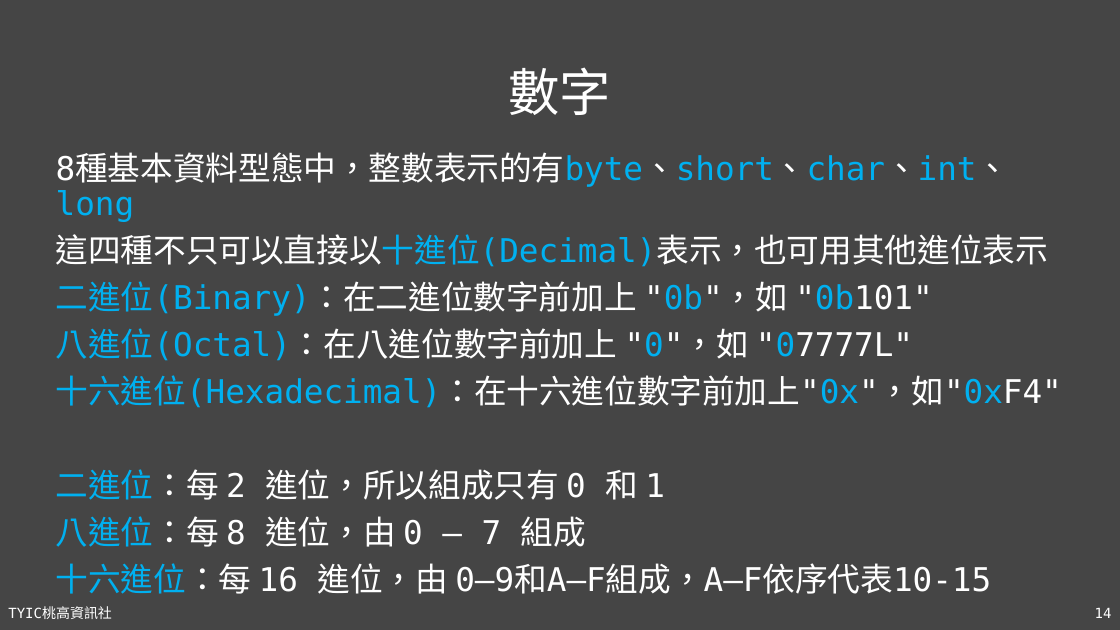
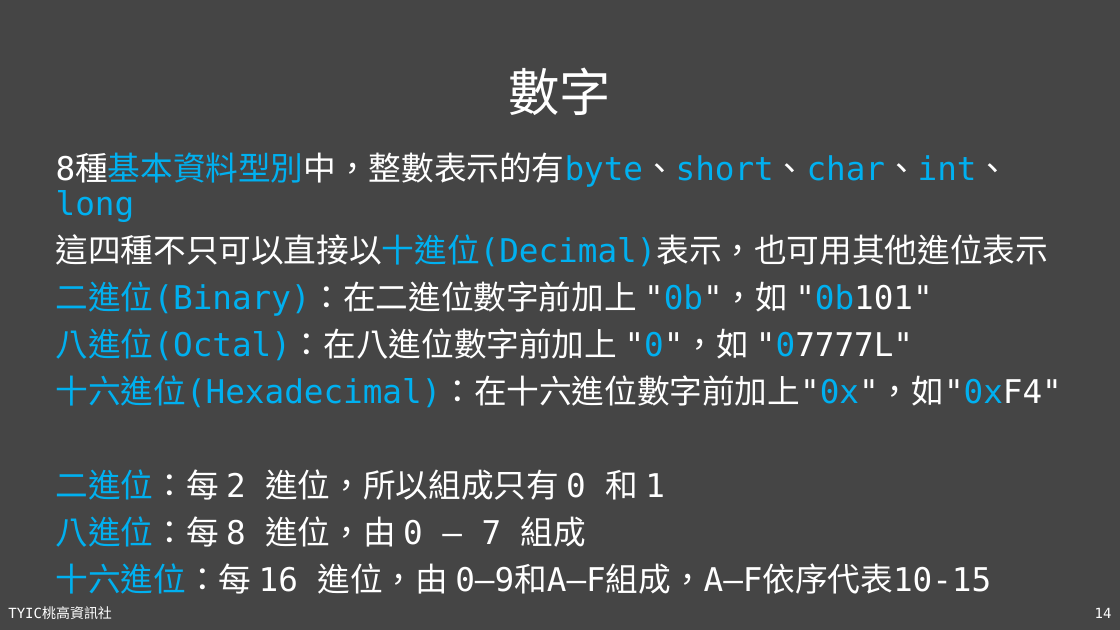
Before and after one commit to TYSHIC/slides, a slide deck: slide 14 of powerpoint/04_初探Java.pptx. Drawn at 1120x630 pixels with LibreOffice and Linux fonts; fonts in the diff are those of the drawing. Boxes give left, top, right and bottom in pixels: in the first picture for what was removed or moved away, otherwise in the second. Text is boxed around its words. In the diff, an @@ line names an element or a change of style, - is before the commit and + after.

```diff
--- a/powerpoint/04_初探Java.pptx
+++ b/powerpoint/04_初探Java.pptx
@@ text at [56, 153, 1010, 222]: text changed; text colour #FFFFFF to #00B0F0 @@
-8種基本資料型態中，整數表示的有byte、short、char、int、long
+8種基本資料型別中，整數表示的有byte、short、char、int、long
```
Also in this commit, not shown: 5 other slides changed, 1 slide added, 14 other files.
